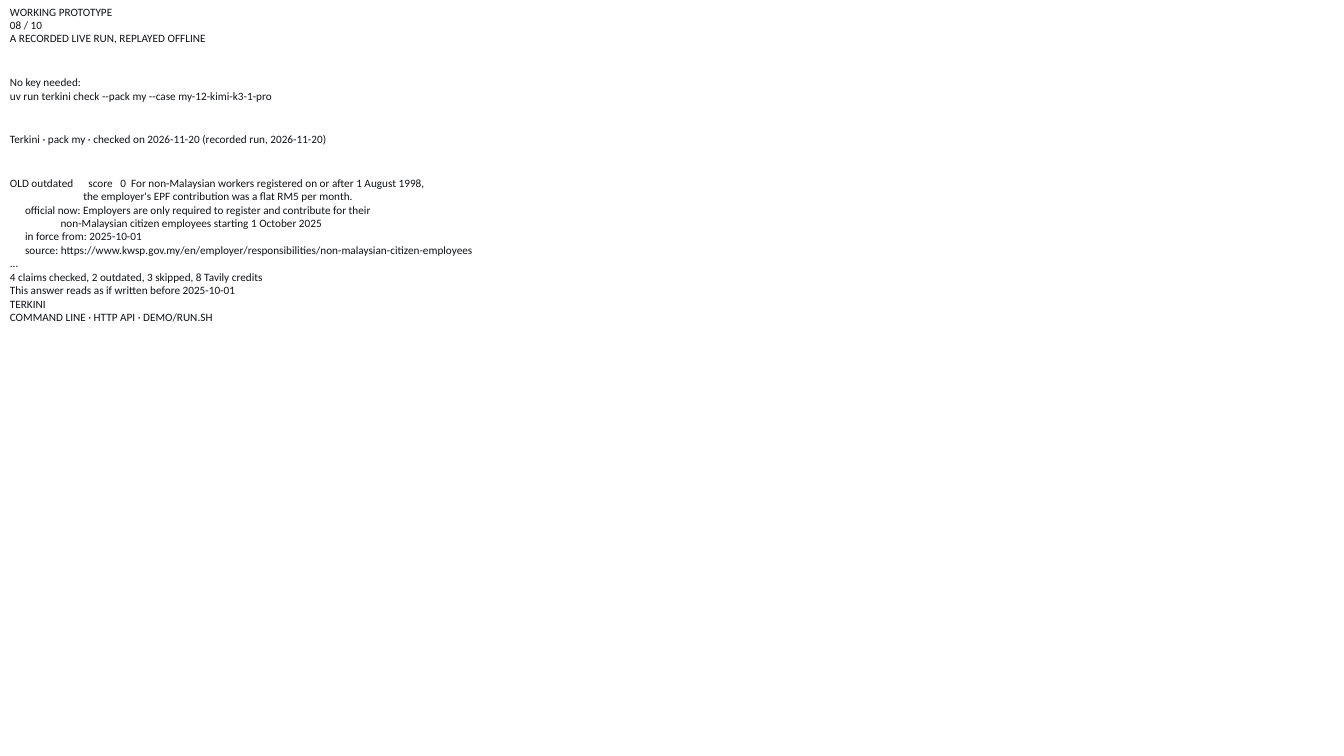
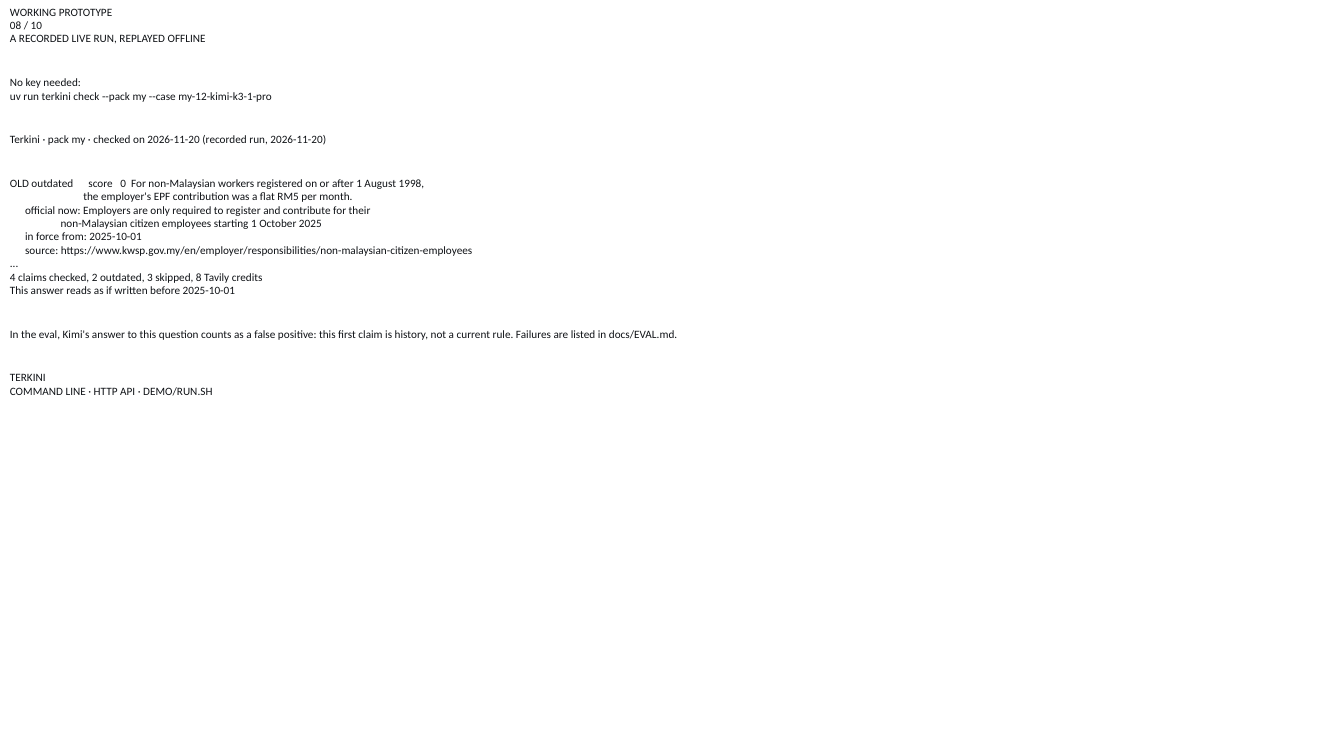
Before and after one commit to aimanmalib/terkini, a slide deck: slide 8 of docs/deck.pptx. Drawn at 1344x756 pixels with LibreOffice and Linux fonts; fonts in the diff are those of the drawing; background and template pictures are left out. Boxes give left, top, right and bottom in pixels: in the first picture for what was removed or moved away, otherwise in the second. Text is boxed around its words. In the diff, an @@ line names an element or a change of style, - is before the commit and + after.

```diff
--- a/docs/deck.pptx
+++ b/docs/deck.pptx
@@ text at [10,330,677,340]: paragraph added @@
+In the eval, Kimi's answer to this question counts as a false positive: this first claim is history, not a current rule. Failures are listed in docs/EVAL.md.
```
Also in this commit, not shown: 1 other slide changed, 5 other files.
